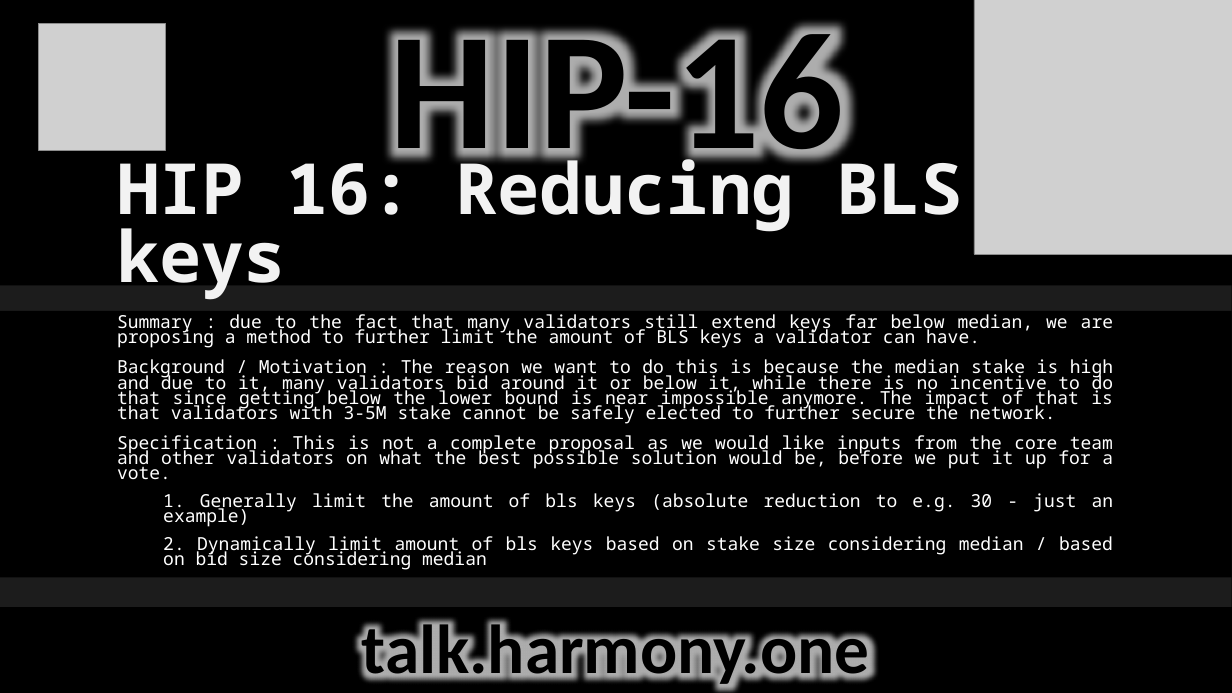
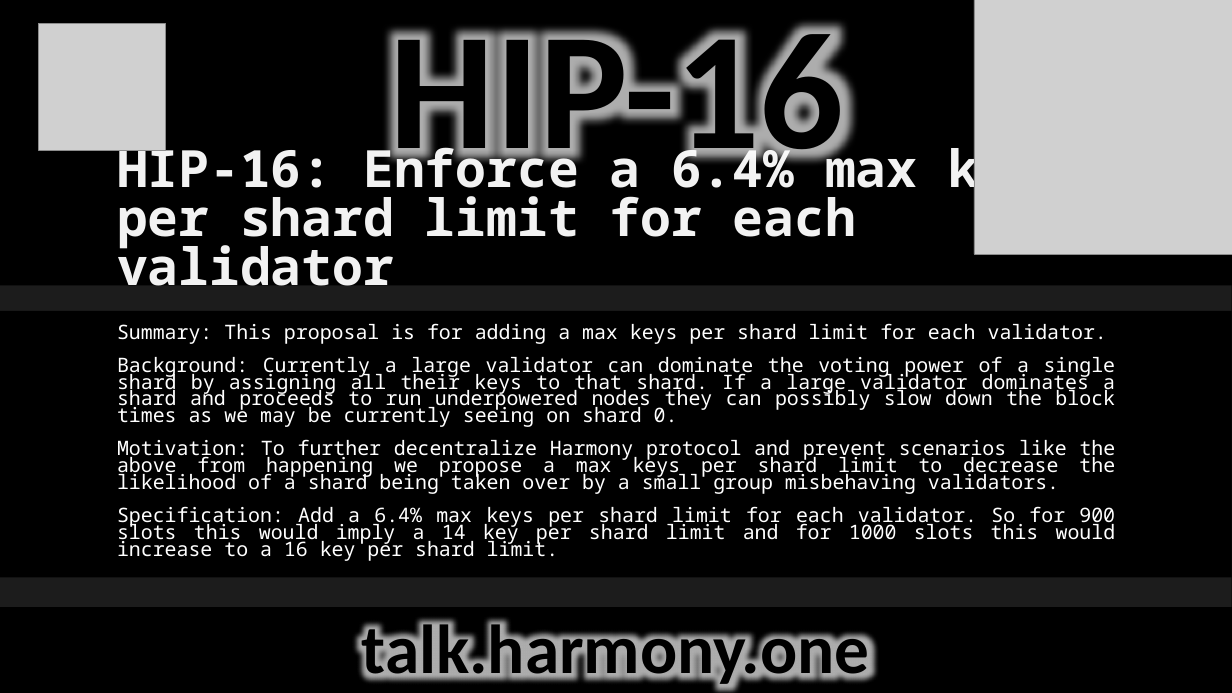
Before and after one commit to harmony-one-vdao/dao_twitter, a slide deck: slide 1 of tweet_data/media/HIP/HIP16.pptx. Drawn at 1232x693 pixels with LibreOffice and Linux fonts; fonts in the diff are those of the drawing; grey boxes stand for pictures; background and template pictures are left out. Boxes give left, top, right and bottom in pixels: in the first picture for what was removed or moved away, otherwise in the second. Text is boxed around its words. In the diff, an @@ line names an element or a change of style, - is before the commit and + after.

```diff
--- a/tweet_data/media/HIP/HIP16.pptx
+++ b/tweet_data/media/HIP/HIP16.pptx
@@ title at [117,139,1040,286]: text changed; size 55 to 40 pt @@
-HIP 16: Reducing BLS keys
+HIP-16: Enforce a 6.4% max key per shard limit for each validator
@@ subtitle at [117,323,1116,561]: text changed; size 14 to 15.5 pt @@
-Summary : due to the fact that many validators still extend keys far below median, we are proposing a method to further limit the amount of BLS keys a validator can have.
-Background / Motivation : The reason we want to do this is because the median stake is high and due to it, many validators bid around it or below it, while there is no incentive to do that since getting below the lower bound is near impossible anymore. The impact of that is that validators with 3-5M stake cannot be safely elected to further secure the network.
-Specification : This is not a complete proposal as we would like inputs from the core team and other validators on what the best possible solution would be, before we put it up for a vote.
-  1. Generally limit the amount of bls keys (absolute reduction to e.g. 30 - just an example)
-  2. Dynamically limit amount of bls keys based on stake size considering median / based on bid size considering median
+Summary: This proposal is for adding a max keys per shard limit for each validator.
+Background: Currently a large validator can dominate the voting power of a single shard by assigning all their keys to that shard. If a large validator dominates a shard and proceeds to run underpowered nodes they can possibly slow down the block times as we may be currently seeing on shard 0.
+Motivation: To further decentralize Harmony protocol and prevent scenarios like the above from happening we propose a max keys per shard limit to decrease the likelihood of a shard being taken over by a small group misbehaving validators.
+Specification: Add a 6.4% max keys per shard limit for each validator. So for 900 slots this would imply a 14 key per shard limit and for 1000 slots this would increase to a 16 key per shard limit.
```
Also in this commit, not shown: 9 other files.
